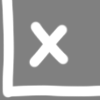
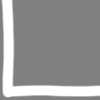
Two versions of the same layered image (100 × 100). Layer-by-layer changes:
hid "X" over left=28, top=21, right=69, bottom=68
